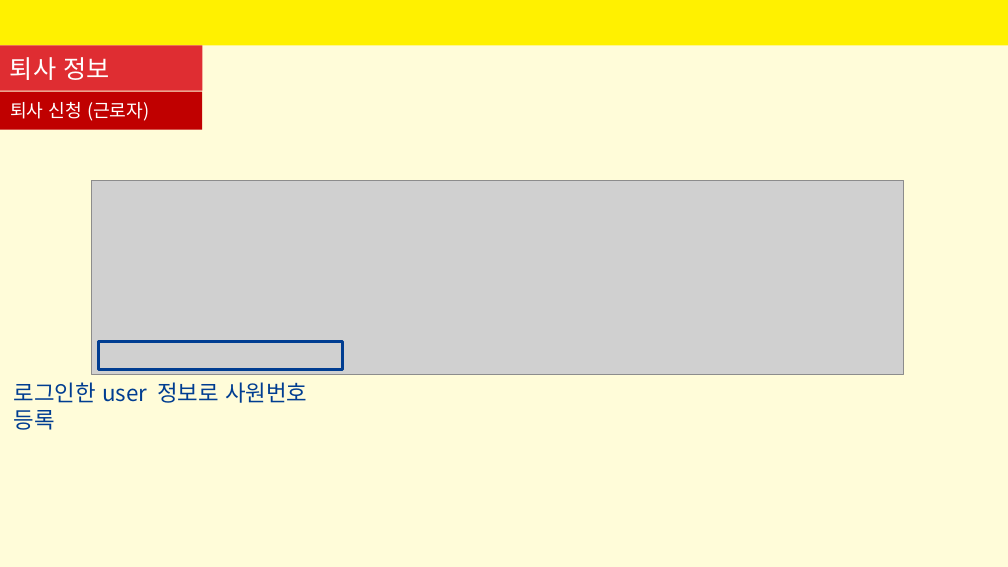
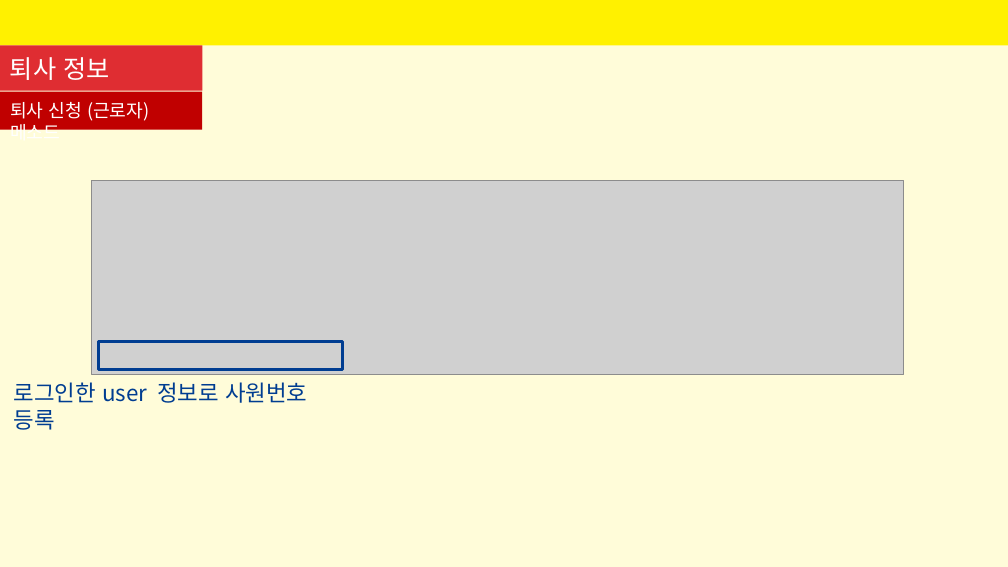
Before and after one commit to SeyoungKim30/HRmanagingApp, a slide deck: slide 35 of 인사프로그램-김세영.pptx (slide 37 before the commit). Drawn at 1008x567 pixels with LibreOffice and Linux fonts; fonts in the diff are those of the drawing; grey boxes stand for pictures. Boxes give left, top, right and bottom in pixels: in the first picture for what was removed or moved away, otherwise in the second. Text is boxed around its words. In the diff, an @@ line names an element or a change of style, - is before the commit and + after.

```diff
--- a/인사프로그램-김세영.pptx
+++ b/인사프로그램-김세영.pptx
@@ text at [10,102,149,130]: text changed @@
-퇴사 신청 (근로자)
+퇴사 신청 (근로자) 메소드
```
Also in this commit, not shown: 10 other slides changed, 5 slides added, 6 slides removed, 28 other files.
